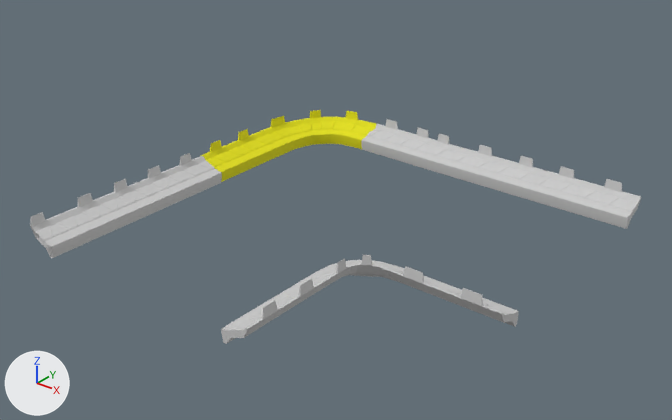
Renders of the FBX model Arte/ModelosPista/CURVA_CERRADA_Ancho.FBX from each side of a commit.
The view is the same before and after, from a 50 mm camera at (7.06, -6.83, 4.67) aimed at (0.88, 0.9, -0.13). The lights are fixed; the arrows at lower left show +X, +Y and +Z. Where no turn or scale is listed for an object, it has been applied to the vertices.

Objects in the first picture: 'CruvaBase', 'RECTA002', 'RECTA006', 'Rectaaaa008', 'Rectaaaa009'.
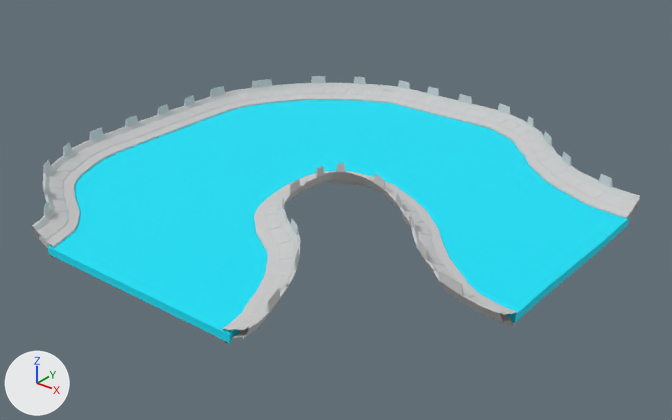
Pixel boxes (x1, y1, x2, y2) of what changed, in the pictures (672 x 420 px):
'Box005', added (cyan): after (48, 100, 629, 343)
'RECTA002', reshaped, moved (7% narrower, 13% taller): before (30, 153, 325, 344); after (32, 127, 306, 343)
'RECTA006', reshaped, moved, turned: before (386, 134, 641, 327); after (356, 103, 640, 327)
'RECTA018', added: after (114, 76, 486, 148)
'CruvaBase', deleted: before (200, 110, 377, 182)
'Rectaaaa009', moved: before (298, 255, 405, 290); after (285, 163, 371, 191)
'Rectaaaa008', deleted: before (361, 119, 438, 168)
part 1 of me_mesh_004, rebuilt: before (386, 266, 519, 327); after (473, 103, 543, 145)
part 2 of me_mesh_004, rebuilt: before (533, 166, 641, 229); after (356, 173, 434, 225)
part 3 of me_mesh_004, added: after (404, 214, 465, 278)
part 4 of me_mesh_004, added: after (516, 131, 587, 193)
part 5 of me_mesh_004, added: after (434, 269, 517, 327)
part 6 of me_mesh_004, added: after (565, 173, 640, 220)
part 7 of me_mesh_004, deleted: before (451, 145, 546, 201)
part 8 of me_mesh_004, deleted: before (423, 134, 466, 176)
part 9 of me_mesh_003, built on: before (221, 278, 325, 344); after (223, 179, 306, 343)
part 10 of me_mesh_003, added: after (32, 127, 132, 258)
part 11 of me_mesh_003, deleted: before (30, 153, 222, 258)

The change, as a list of edits to the scene's bpy script:
```text
Change me_mesh_003:
    remove me_mesh_003.from_pydata(...)  # 622 vertices, 600 faces; spans x -1.72..1.39, y 0.07..2.51, z -0.08..0.3
    add me_mesh_003.from_pydata(...)  # 928 vertices, 904 faces; spans x -3.22..1.39, y -1.54..1.13, z -0.08..0.3
    me_mesh_003 part 9: 194 vertices removed from x 1.06..1.39, y 0.07..1.1, z -0.08..0.3; 464 vertices added at x -0.52..1.39, y -1.54..1.13, z -0.08..0.3
    me_mesh_003 part 10: 464 vertices added at x -3.22..-1.38, y -1.54..0.79, z -0.08..0.3
    me_mesh_003 part 11: 428 vertices removed from x -1.72..-1.38, y 0.07..2.51, z -0.08..0.3
Change me_mesh_004:
    used by ob_recta006; location = (2.536, 0.886, 0.102); rotation_euler = (1.571, 0.0, -1.575), in degrees (90, 0, -90); scale = (0.0254, 0.0254, 0.0254)
    remove me_mesh_004.from_pydata(...)  # 622 vertices, 600 faces; spans x -67.7..54.4, y -3.2..11.8, z -52.1..53.8
    add me_mesh_004.from_pydata(...)  # 928 vertices, 904 faces; spans x -126.1..54.6, y -3.2..11.8, z -46.9..65.6
    me_mesh_004 part 1: the loose piece of 180 vertices spanning x 41.3..54.4, y -3.2..11.8, z -52.1..-3.1 is rebuilt with 180 vertices and now spans x 27.8..54.6, y -3.2..11.8, z -46.9..-3.3
    me_mesh_004 part 2: the loose piece of 180 vertices spanning x -67.7..-54.6, y -3.2..11.8, z -51.6..-5.0 is rebuilt with 180 vertices and now spans x -83.7..-50.6, y -3.2..11.8, z -46.4..4.2
    me_mesh_004 part 3: a new loose piece of 180 vertices spanning x -115.6..-72.1, y -3.2..11.8, z -5.5..39.7, in mat_02___default (its picture is missing)
    me_mesh_004 part 4: a new loose piece of 180 vertices spanning x -8.7..37.3, y -3.2..11.8, z -13.9..36.3, in mat_02___default (its picture is missing)
    me_mesh_004 part 5: a new loose piece of 104 vertices spanning x -126.1..-104.6, y -3.2..11.8, z 29.7..65.6, in mat_02___default (its picture is missing)
    me_mesh_004 part 6: a new loose piece of 104 vertices spanning x -16.5..4.3, y -3.2..11.8, z 30.1..64.7, in mat_02___default (its picture is missing)
    me_mesh_004 part 7: the loose piece of 180 vertices spanning x -67.7..-54.6, y -3.2..11.8, z -6.4..39.4 is deleted
    me_mesh_004 part 8: the loose piece of 68 vertices spanning x -67.6..-54.6, y -3.2..11.8, z 37.6..53.8 is deleted
Remove ob_cruvabase:
    ob_cruvabase = bpy.data.objects.new('CruvaBase', me_mesh)
Change ob_rectaaaa009:
    ob_rectaaaa009.location: (1.697, 0.004, 0.102) -> (0.116, 1.602, 0.102)
Change ob_recta002:
    ob_recta002.location: (0.9, -2.123, 0.102) -> (0.9, -0.502, 0.102)
Change ob_recta006:
    ob_recta006.location: (2.536, 0.886, 0.102) -> (2.194, 2.704, 0.102)
    ob_recta006.rotation_euler: (1.571, 0.0, -1.575) -> (1.571, 0.0, 1.566)  # degrees (90, 0, -90) -> degrees (90, 0, 90)
Remove ob_rectaaaa008:
    ob_rectaaaa008 = bpy.data.objects.new('Rectaaaa008', me_mesh_001)
Add ob_box005:
    ob_box005 = bpy.data.objects.new('Box005', me_mesh_004_1)  # 184 vertices, 182 faces; spans x -2.12..3.8, y -3.0..2.84, z 0.0..0.09; in mat_05___default (cyan #00e2f9)
    ob_box005.location = (0.057, 0.942, 0.049)
Add ob_recta018:
    ob_recta018 = bpy.data.objects.new('RECTA018', me_mesh_003_1)  # 928 vertices, 904 faces; spans x -1.72..1.64, y -1.54..2.32, z -0.08..0.3; in mat_02___default (its picture is missing)
    ob_recta018.location = (-0.614, 1.776, 0.102)
```
